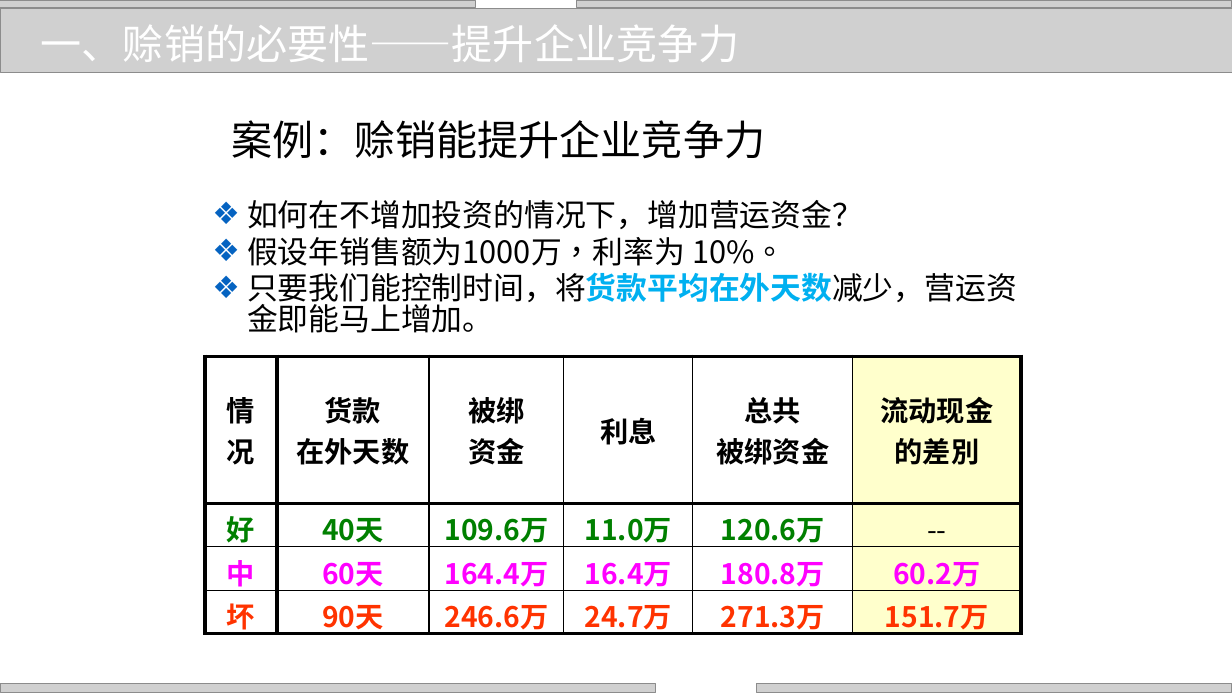
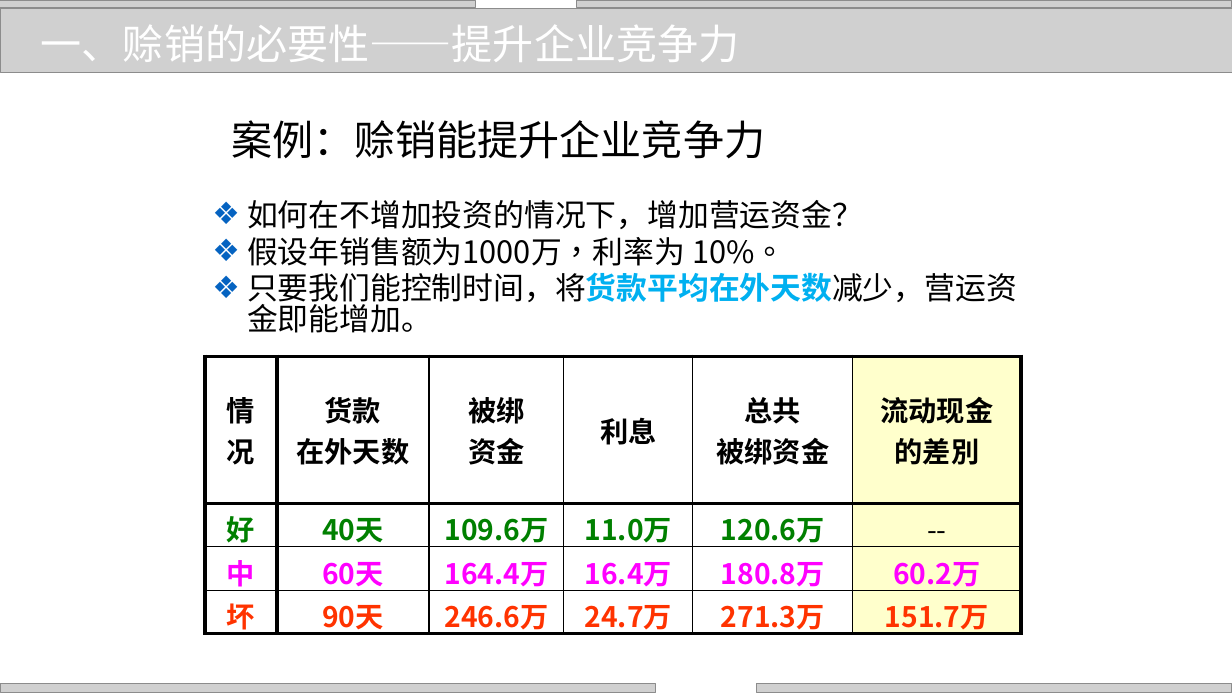
Before and after one commit to zhangjianzhang/internet_credit, a slide deck: slide 7 of files/slides/lecture_10.pptx. Drawn at 1232x693 pixels with LibreOffice and Linux fonts; fonts in the diff are those of the drawing; grey boxes stand for pictures; background and template pictures are left out. Boxes give left, top, right and bottom in pixels: in the first picture for what was removed or moved away, otherwise in the second. Text is boxed around its words. In the diff, an @@ line names an element or a change of style, - is before the commit and + after.

```diff
--- a/files/slides/lecture_10.pptx
+++ b/files/slides/lecture_10.pptx
@@ text at box(247, 272, 1017, 333): text changed @@
-❖ 只要我们能控制时间，将货款平均在外天数减少，营运资金即能马上增加。
+❖ 只要我们能控制时间，将货款平均在外天数减少，营运资金即能增加。
```
Also in this commit, not shown: 5 other slides changed, 5 other files.
